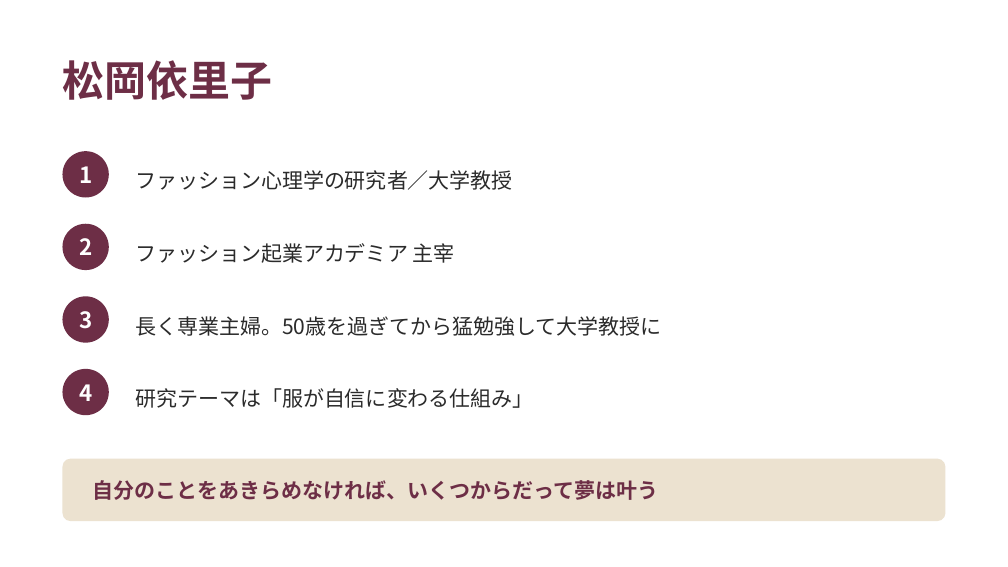
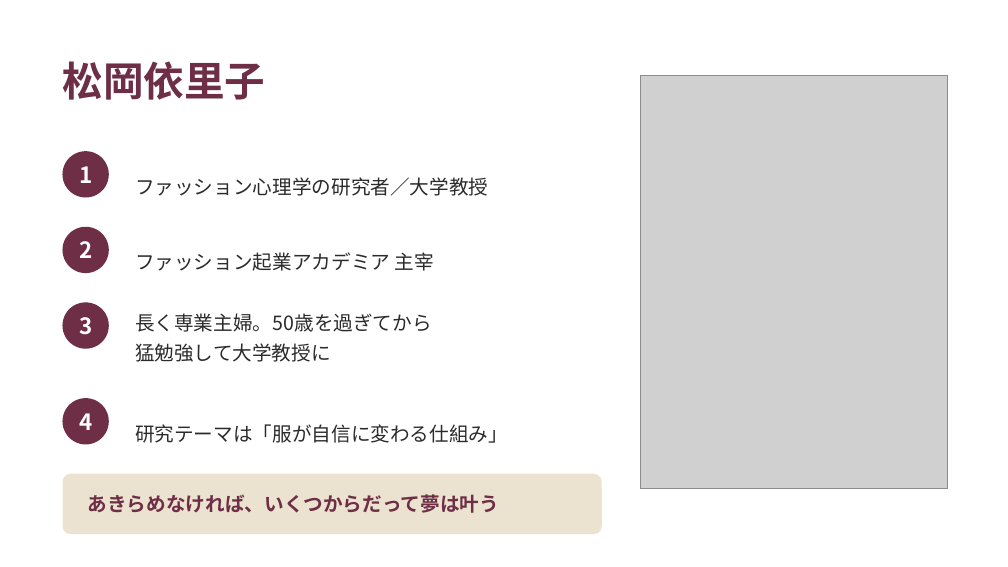
Before and after one commit to fashio17/potential-lamp, a slide deck: slide 3 of 運用/スライド/説明会_20260916.pptx. Drawn at 1008x567 pixels with LibreOffice and Linux fonts; fonts in the diff are those of the drawing; grey boxes stand for pictures. Boxes give left, top, right and bottom in pixels: in the first picture for what was removed or moved away, otherwise in the second. Text is boxed around its words. In the diff, an @@ line names an element or a change of style, - is before the commit and + after.

```diff
--- a/運用/スライド/説明会_20260916.pptx
+++ b/運用/スライド/説明会_20260916.pptx
@@ text "松岡依里子" at (62,61,265,100): size 30 to 29 pt @@
@@ picture added at (640,76,948,489) @@
@@ text "3": place and size @@
-text "3" at (79,311,92,329)
+text "3" at (79,317,92,335)
@@ ellipse: place and size @@
-ellipse at (62,296,109,343)
+ellipse at (62,302,109,349)
@@ text at (135,313,432,362): text changed; size 15 to 14 pt @@
-長く専業主婦。50歳を過ぎてから猛勉強して大学教授に
+長く専業主婦。50歳を過ぎてから
+猛勉強して大学教授に
@@ text "4": place and size @@
-text "4" at (79,384,92,401)
+text "4" at (79,413,92,430)
@@ ellipse: place and size @@
-ellipse at (62,369,109,415)
+ellipse at (62,398,109,445)
@@ size 15 to 14 pt; line spacing 24pt to 21pt in 3 elements at (135,177,488,196), (135,252,434,271), (135,424,508,443) @@
@@ text "研究テーマは「服が自信に変わる仕組み」": place and size @@
-text "研究テーマは「服が自信に変わる仕組み」" at (135,388,534,408)
+text "研究テーマは「服が自信に変わる仕組み」" at (135,424,508,443)
@@ rounded rectangle: place and size @@
-rounded rectangle at (62,459,946,521)
+rounded rectangle at (62,474,602,534)
@@ rounded rectangle at (62,474,602,534): proportions changed @@
@@ text at (88,494,499,513): text changed; size 15 to 14 pt @@
-自分のことをあきらめなければ、いくつからだって夢は叶う
+あきらめなければ、いくつからだって夢は叶う
```
Also in this commit, not shown: 22 other slides changed, 2 slides added, 10 other files.
